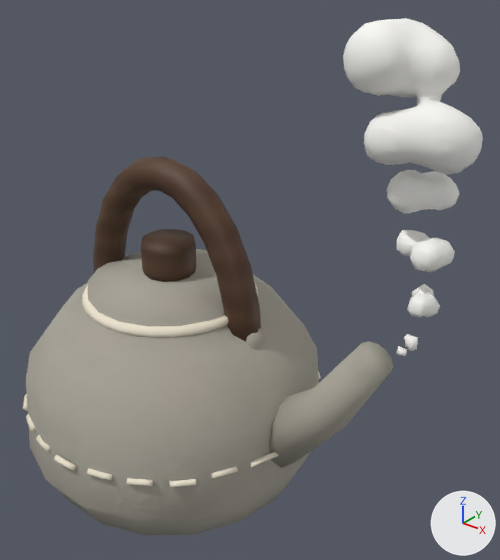
Two versions of the glTF model game/props/hearth/kettle_enamel.glb, one commit apart.
Both versions are drawn from a 50 mm lens placed at (0.661, -0.64, 0.742), pointed at (0.133, 0.02, 0.332). Lighting does not change. The marker at lower right points along +X, +Y and +Z. The first picture is the older version. Where no turn or scale is listed for an object, it has been applied to the vertices.

In view in the first picture: 'kettle_enamel_felt_enamel', 'kettle_enamel_steam13', 'kettle_enamel_thread', 'kettle_enamel_wood_dark'.
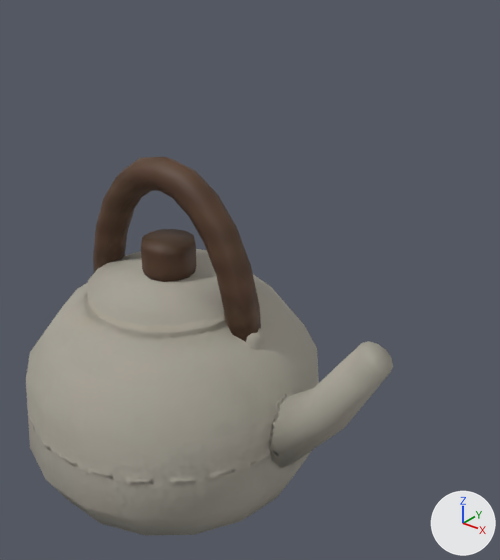
The change, as a list of edits to the scene's bpy script:
```text
Remove ob_kettle_enamel_steam13:
    ob_kettle_enamel_steam13 = bpy.data.objects.new('kettle_enamel_steam13', me_mesh_002)
    ob_kettle_enamel_steam13.location = (0.0, 0.0, 0.0)
Remove ob_kettle_enamel_thread:
    ob_kettle_enamel_thread = bpy.data.objects.new('kettle_enamel_thread', me_kettle_enamel_thread)
    ob_kettle_enamel_thread.location = (0.0, 0.0, 0.0)
```

Location of each change, [x1, y1, x2, y2] in pixels of the pictures (500 x 560 px):
'kettle_enamel_steam13', deleted: before [343, 18, 483, 356]
'kettle_enamel_thread', deleted: before [23, 281, 321, 487]
